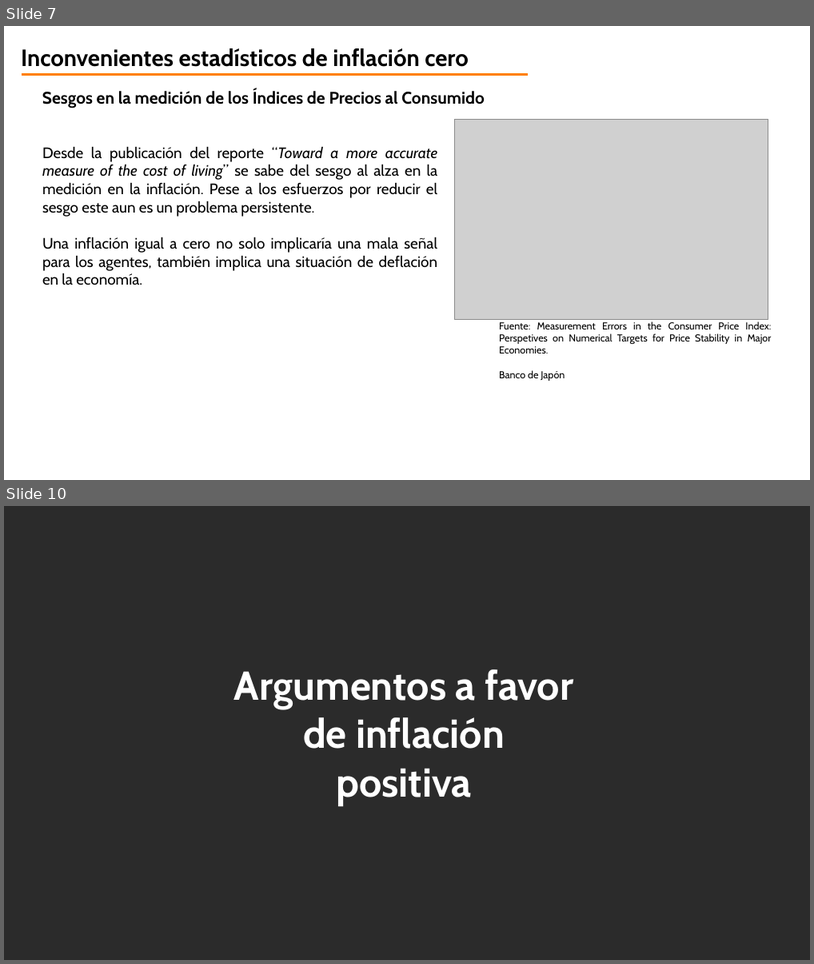
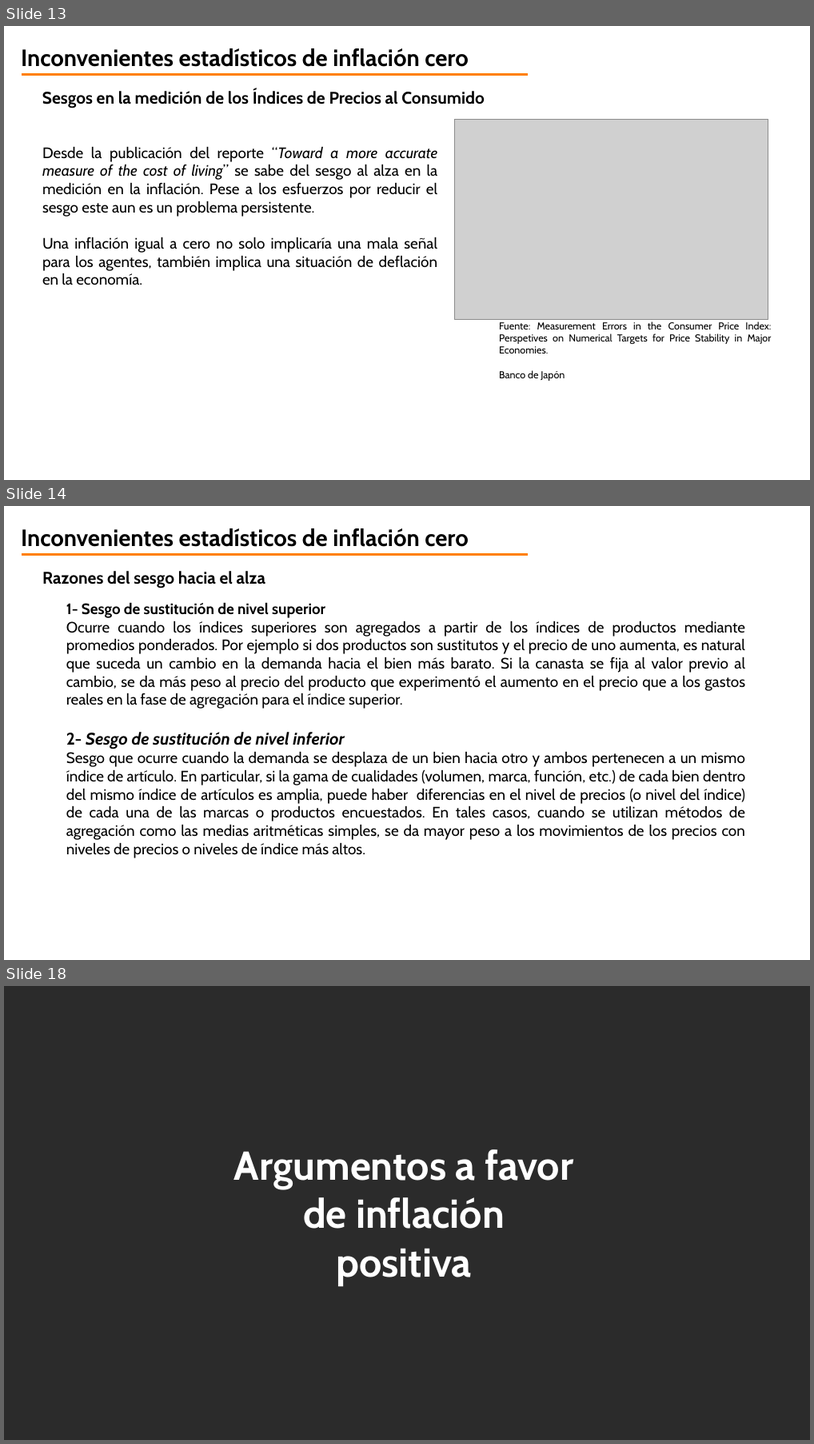
Before and after one commit to jorgeorenos/VAR_estimation, a slide deck: doc/aspectos conceptuales.pptx. Shown one above the other, each under a label of ours: slides 7 and 10 before the commit, slides 13, 14 and 18 after it; the slides between them are not shown. The pictures are 814x964 and 814x1444 pixels, drawn with LibreOffice and Linux fonts; fonts in the diff are those of the drawing; grey boxes stand for pictures; background and template pictures are left out; a plain dark background stands for a picture behind light text. Boxes give left, top, right and bottom in pixels: in the first picture for what was removed or moved away, otherwise in the second. Text is boxed around its words. In the diff, an @@ line names an element or a change of style, - is before the commit and + after.

```diff
--- a/doc/aspectos conceptuales.pptx
+++ b/doc/aspectos conceptuales.pptx
@@ slide 14 added at [4, 506, 810, 960], background picture (left out) @@
@@ text added at [21, 528, 468, 547], 28 pt, text #000000, bold @@
+Inconvenientes estadísticos de inflación cero
@@ line added from (22, 554) to (528, 554), #FF7F00 3 pt @@
@@ text added at [42, 571, 746, 858], 18 pt, text #000000 @@
+Razones del sesgo hacia el alza
+  1- Sesgo de sustitución de nivel superior
+  Ocurre cuando los índices superiores son agregados a partir de los índices de productos mediante promedios ponderados. Por ejemplo si dos productos son sustitutos y el precio de uno aumenta, es natural que suceda un cambio en la demanda hacia el bien más barato. Si la canasta se fija al valor previo al cambio, se da más peso al precio del producto que experimentó el aumento en el precio que a los gastos reales en la fase de agregación para el índice superior.
+  2- Sesgo de sustitución de nivel inferior
+  Sesgo que ocurre cuando la demanda se desplaza de un bien hacia otro y ambos pertenecen a un mismo índice de artículo. En particular, si la gama de cualidades (volumen, marca, función, etc.) de cada bien dentro del mismo índice de artículos es amplia, puede haber diferencias en el nivel de precios (o nivel del índice) de cada una de las marcas o productos encuestados. En tales casos, cuando se utilizan métodos de agregación como las medias aritméticas simples, se da mayor peso a los movimientos de los precios con niveles de precios o niveles de índice más altos.
@@ what was slide 7 is now slide 13 @@
@@ what was slide 10 is now slide 18 @@
```
Also in this commit, not shown: 3 slides changed, 8 other slides added, 1 slide removed, 8 other files.
